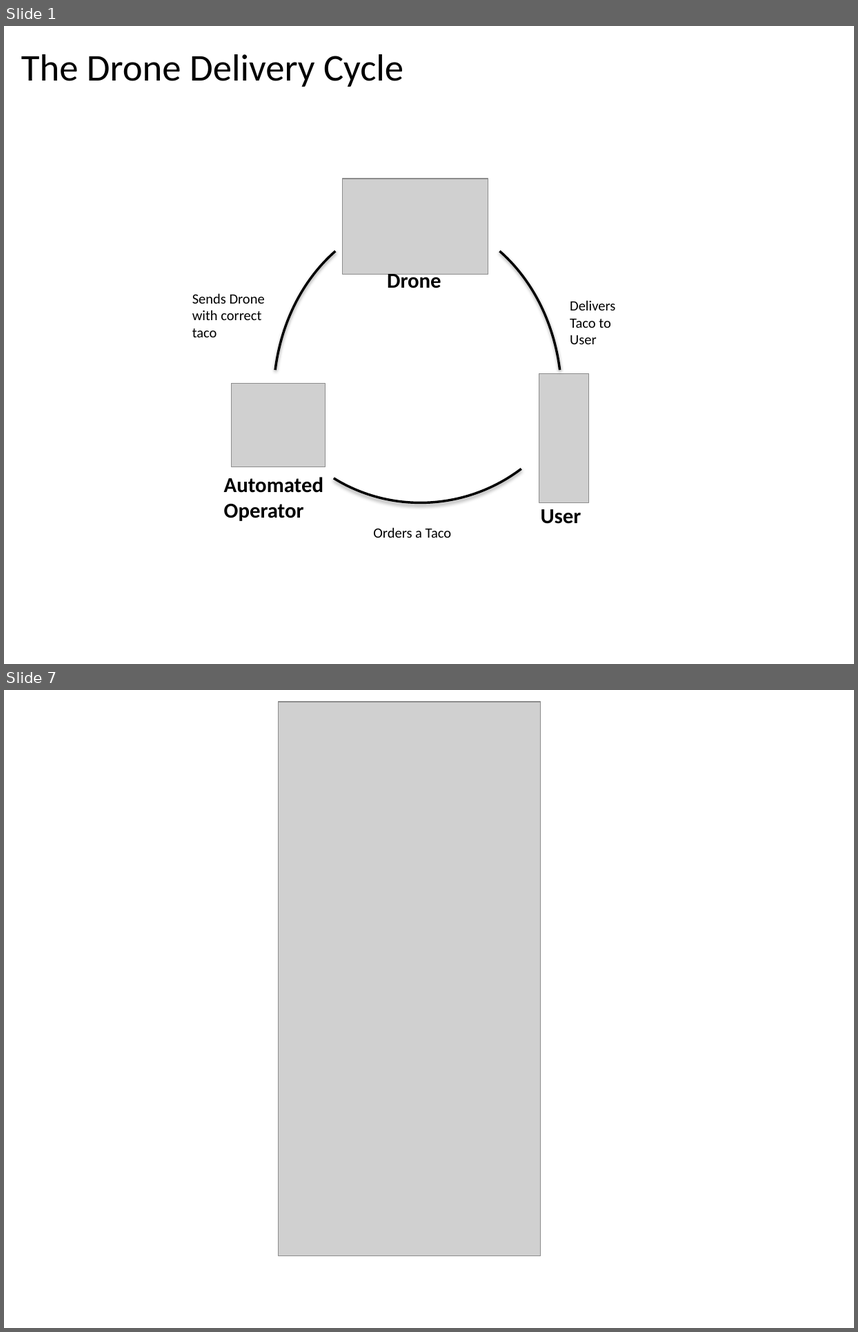
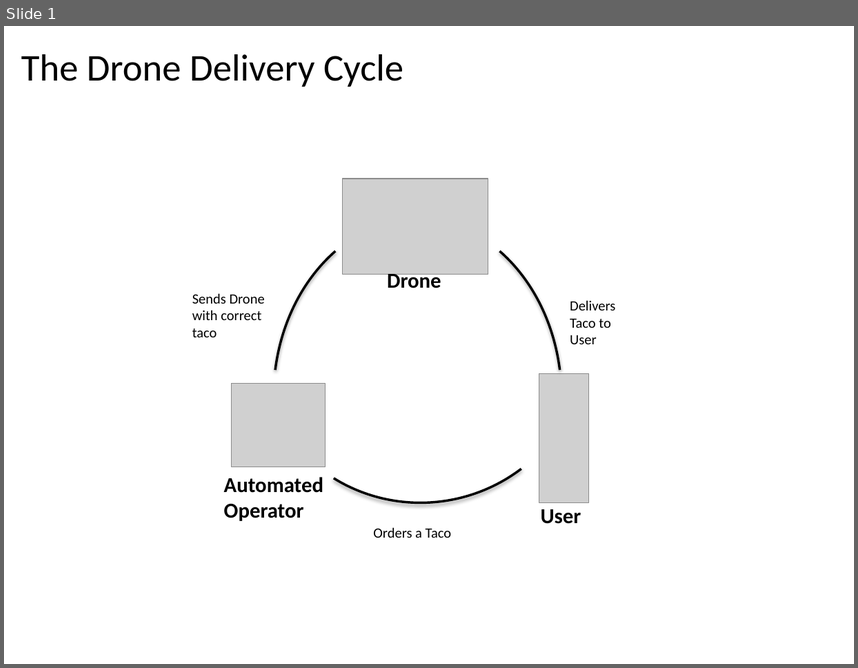
Before and after one commit to tacodrone/tacodroneSXSW, a slide deck: Drone Delivery Mobile App.pptx. Shown one above the other, each under a label of ours: slides 1 and 7 before the commit, slide 1 after it; the slides between them are not shown. The pictures are 858x1332 and 858x668 pixels, drawn with LibreOffice and Linux fonts; fonts in the diff are those of the drawing; grey boxes stand for pictures; background and template pictures are left out. Boxes give left, top, right and bottom in pixels: in the first picture for what was removed or moved away, otherwise in the second. Text is boxed around its words. In the diff, an @@ line names an element or a change of style, - is before the commit and + after.

```diff
--- a/Drone Delivery Mobile App.pptx
+++ b/Drone Delivery Mobile App.pptx
@@ slide 7 removed at (4,690,854,1328), background #FFFFFF @@
@@ picture removed at (279,702,540,1256) @@
@@ rectangle removed at (296,767,522,840) @@
@@ freeform shape removed at (344,869,490,1019) @@
@@ chord (boxed as its full ellipse) removed at (341,1078,486,1222) @@
```
Also in this commit, not shown: 2 slides changed, 6 slides added, 5 other slides removed.
